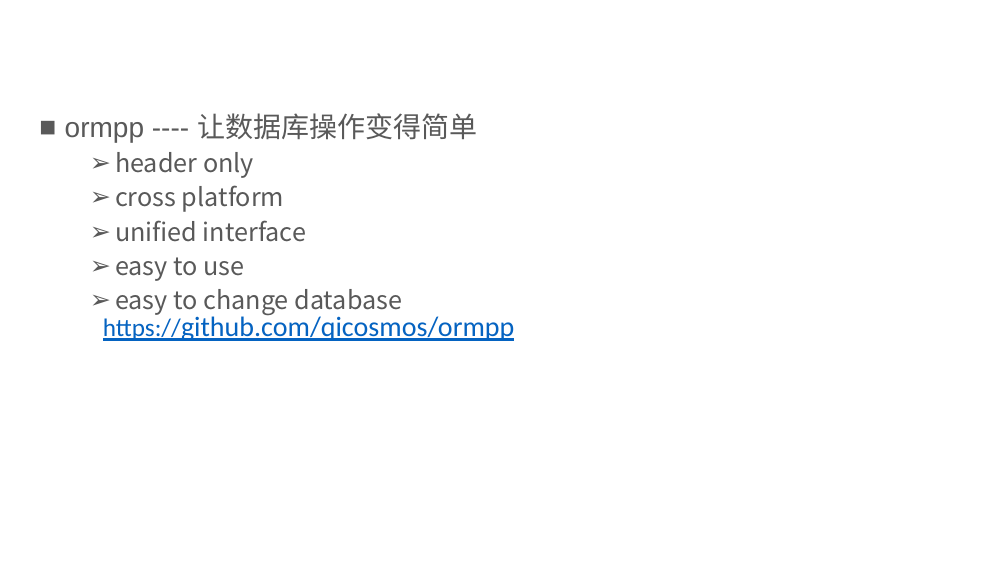
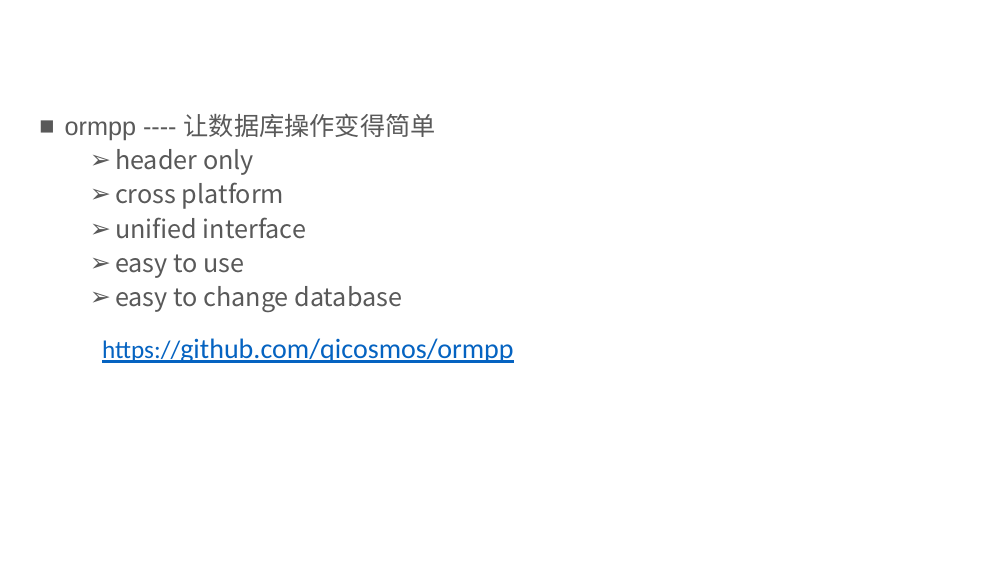
Before and after one commit to qicosmos/cppcon2017, a slide deck: slide 41 of CPP-Summit.pptx. Drawn at 1008x567 pixels with LibreOffice and Linux fonts; fonts in the diff are those of the drawing; background and template pictures are left out. Boxes give left, top, right and bottom in pixels: in the first picture for what was removed or moved away, otherwise in the second. Text is boxed around its words. In the diff, an @@ line names an element or a change of style, - is before the commit and + after.

```diff
--- a/CPP-Summit.pptx
+++ b/CPP-Summit.pptx
@@ text at (65, 113, 436, 140): size 20 to 18 pt in "ormpp ---- 让数据库操作变得简单" @@
@@ text "https://github.com/qicosmos/ormpp": place and size @@
-text "https://github.com/qicosmos/ormpp" at (103, 313, 514, 341)
+text "https://github.com/qicosmos/ormpp" at (102, 338, 513, 363)
```
Also in this commit, not shown: 33 other slides changed.
